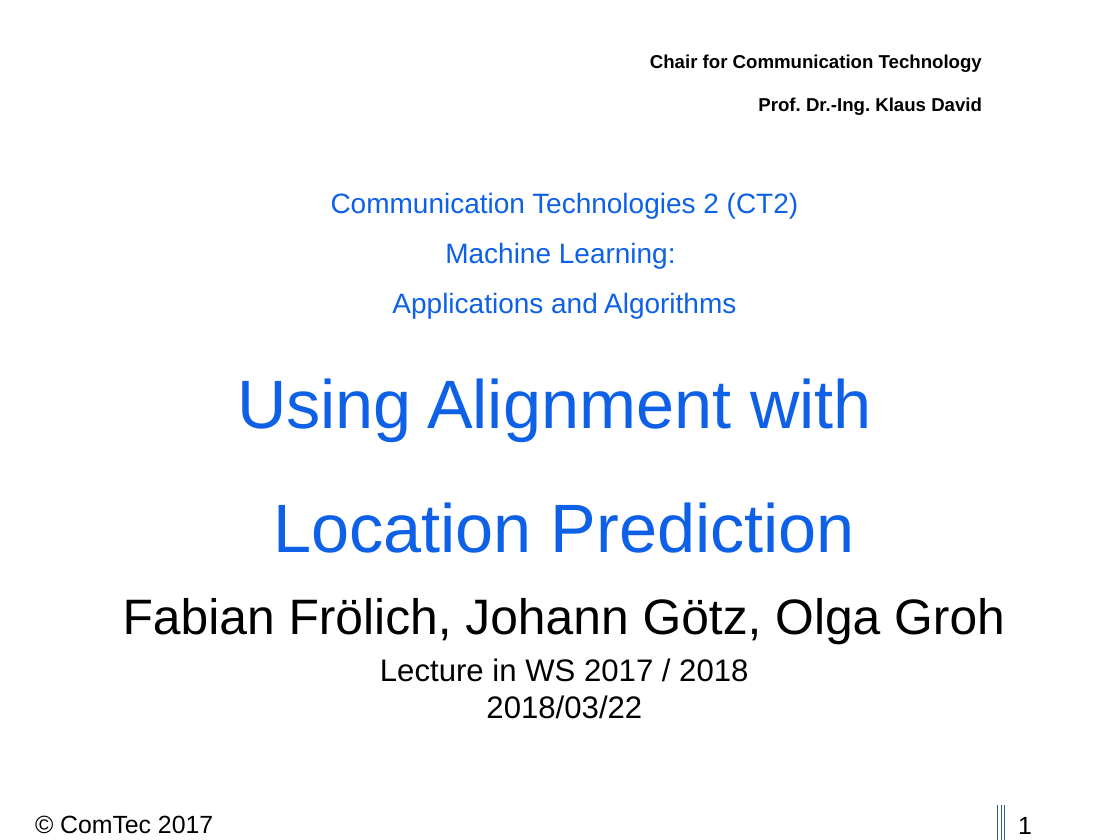
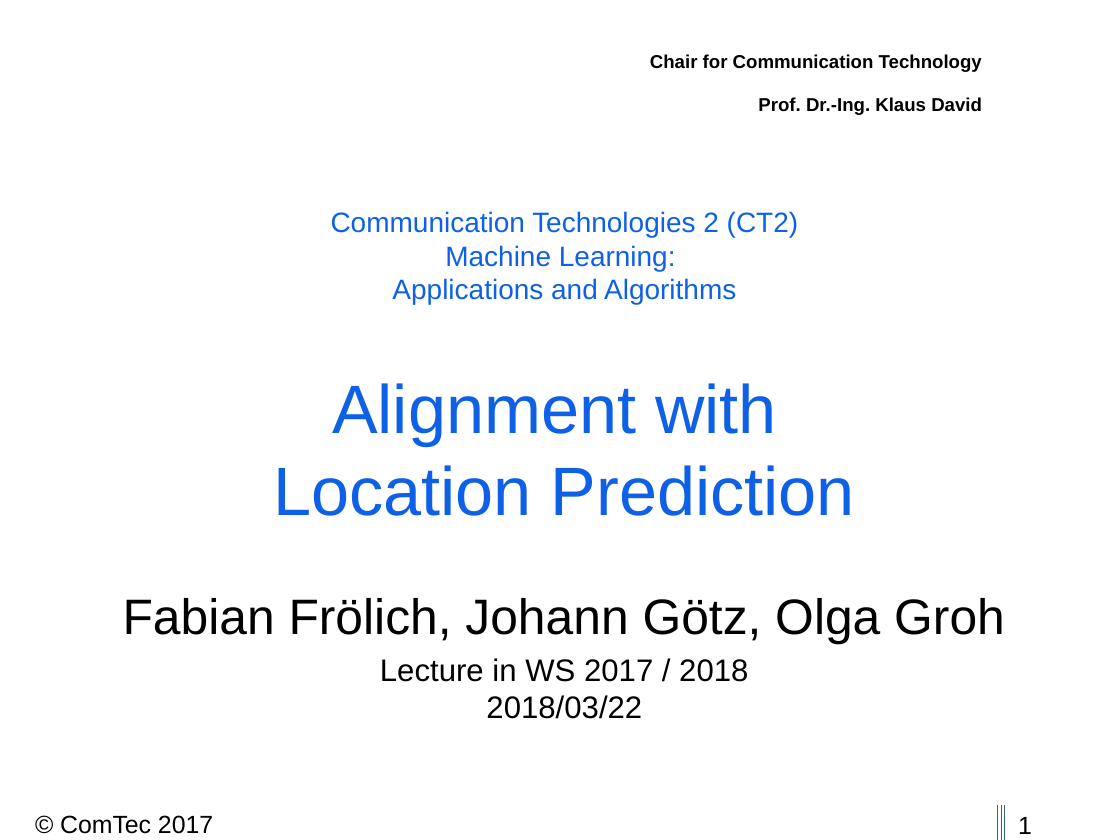
Before and after one commit to thedrayman/ct2-alignment, a slide deck: slide 1 of Presentation/CT2_2017_Alignment.pptx. Drawn at 1120x840 pixels with LibreOffice and Linux fonts; fonts in the diff are those of the drawing; background and template pictures are left out. Boxes give left, top, right and bottom in pixels: in the first picture for what was removed or moved away, otherwise in the second. Text is boxed around its words. In the diff, an @@ line names an element or a change of style, - is before the commit and + after.

```diff
--- a/Presentation/CT2_2017_Alignment.pptx
+++ b/Presentation/CT2_2017_Alignment.pptx
@@ title at (273, 211, 855, 516): text changed @@
-Communication Technologies 2 (CT2)
-Machine Learning:
-Applications and Algorithms
-Using Alignment with
-Location Prediction
+Communication Technologies 2 (CT2)
+Machine Learning:
+Applications and Algorithms
+Alignment with
+Location Prediction
```
Also in this commit, not shown: 3 other slides changed.
